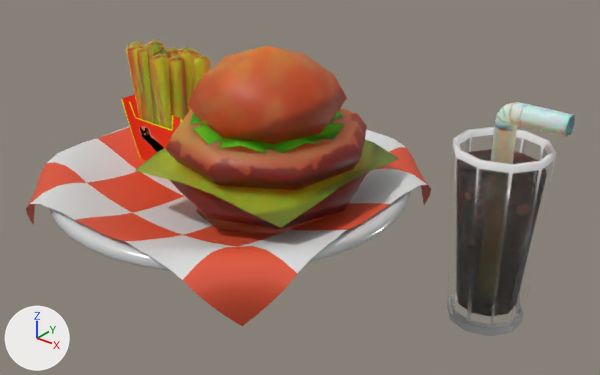
What one commit did to the Blender file 신민정/lowpoly_hamburger.blend.
Rendered twice from a camera (50 mm lens) standing at (13.62, -14.19, 10.3) and looking at (2.38, -0.14, 1.59). Every picture has the same lights, and +X, +Y and +Z are marked at lower left. The older version comes first.

Names of what the first picture shows: 'Circle.001', 'FrechFryBox', 'FrenchFry.002', 'Grid', 'bread', 'cheese', 'cola_cup', 'cola_liquid', 'lettuce', 'petty', 'petty.001', 'straw' and 1 more.
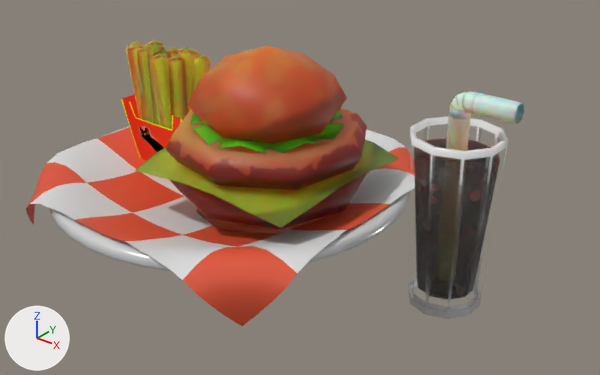
Pixel boxes (x1, y1, x2, y2) of what changed, in the pictures (600 x 375 px):
'cola_liquid', moved
    before: (456, 149, 547, 317)
    after: (414, 138, 500, 300)
'cola_cup', moved
    before: (447, 127, 557, 336)
    after: (408, 116, 508, 319)
'straw', moved
    before: (491, 102, 575, 164)
    after: (446, 91, 524, 151)

Patch to the scene script:
```diff
--- a/신민정/lowpoly_hamburger.blend.py
+++ b/신민정/lowpoly_hamburger.blend.py
@@ ob_cola_cup @@
 ob_cola_cup = bpy.data.objects.new('cola_cup', me_circle_002)
-ob_cola_cup.location = (7.35, 0.0, 0.0)
+ob_cola_cup.location = (6.35, 0.0, 0.0)
 _m = ob_cola_cup.modifiers.new('Solidify', 'SOLIDIFY')
@@ ob_cola_liquid @@
 ob_cola_liquid = bpy.data.objects.new('cola_liquid', me_circle_003)
-ob_cola_liquid.location = (7.35, 0.0, 0.0)
+ob_cola_liquid.location = (6.35, 0.0, 0.0)
@@ ob_straw @@
 ob_straw = bpy.data.objects.new('straw', me_circle_004)
-ob_straw.location = (7.35, 0.0, 1.41)
+ob_straw.location = (6.35, 0.0, 1.41)
 ob_straw.scale = (0.14, 0.14, 0.14)
```
